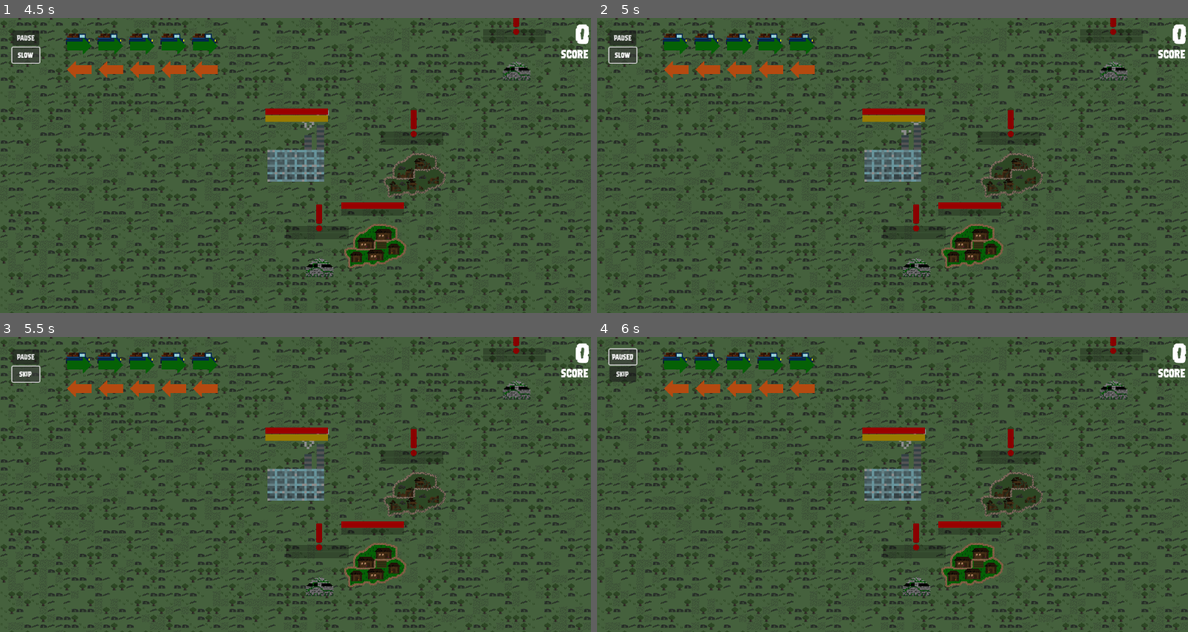
Above: before the commit, frames 1-4 (two rows, left to right).
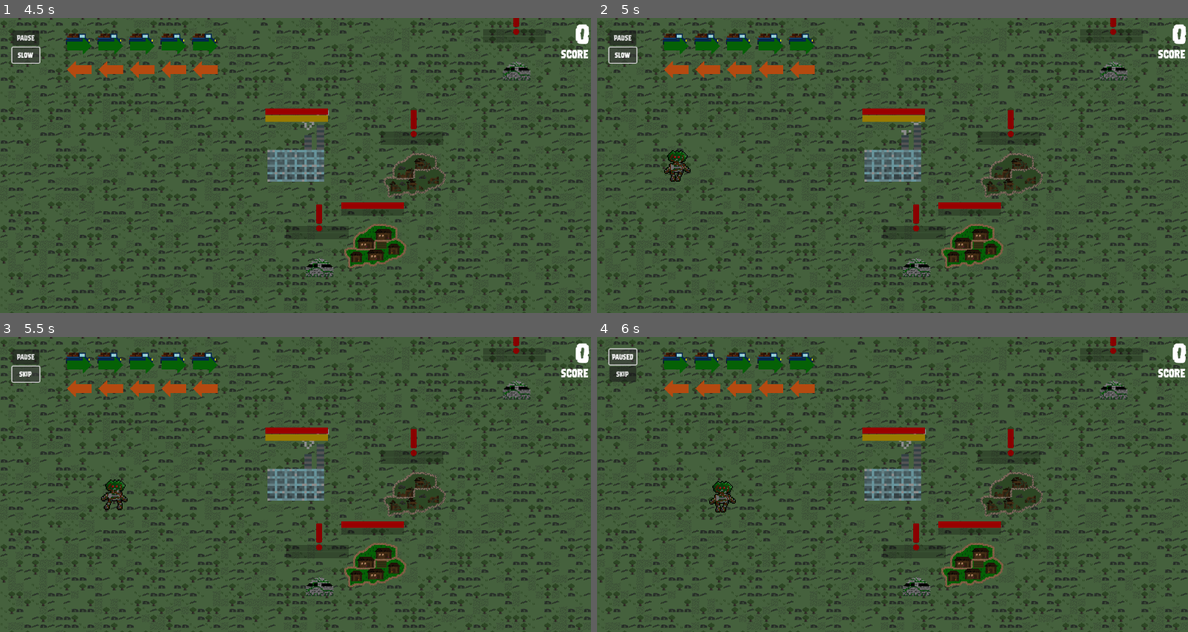
Above: after the commit, the same moments.

Repository: lewis785/ludum-dare-53
Game: Godot game, scene res://scenes/main.tscn
The game is run twice, just before and just after one commit, with the same random seed, the same clock (stepped at 60 frames per second) and the same inputs.
Inputs:
- Up to frame 1 (4.5 s): click "start" at 0.5 s; click "skip" at 1.25 s; click "slow" at 2 s; click "skip" at 2.75 s; click "slow" at 3.5 s; click "skip" at 4.25 s
- Up to frame 2 (5 s): no input
- Up to frame 3 (5.5 s): click "slow" at 5 s
- Up to frame 4 (6 s): click "pause" at 5.75 s

Frame 1 is identical in both runs. In frame 2, 0.3% of the frame differs, in the area x 11-16%, y 44-56%; in frame 3, 0.3%; in frame 4, 0.3%.

Commit message:
slow play game in background

Diff:
--- a/scenes/enemy/enemy.gd
+++ b/scenes/enemy/enemy.gd
@@ -94,8 +94,7 @@
 	if obstacles.size() > 0:
 		vector = adjust_for_obstacles(target, vector)
 
-	#self.linear_velocity = vector * determine_speed()
-	move_and_collide(vector)
+	self.linear_velocity = vector * determine_speed()
 
 
 func determine_speed() -> float:
--- a/scenes/enemy/obstacle.tscn
+++ b/scenes/enemy/obstacle.tscn
@@ -12,7 +12,6 @@
 material = SubResource("CanvasItemMaterial_7ebi6")
 position = Vector2(218, 155)
 script = ExtResource("1_v8fc7")
-radius = 80
 metadata/_edit_group_ = true
 
 [node name="Marker2D" type="Marker2D" parent="."]
--- a/scenes/menu/menu.gd
+++ b/scenes/menu/menu.gd
@@ -33,7 +33,7 @@
 
 	if is_game_over():
 		am.stop_audio()
-		pause()
+		Engine.time_scale = 0.5
 		$CanvasLayer/controls.hide()
 		$CanvasLayer/end.show()
 
@@ -106,6 +106,8 @@
 
 
 func _on_restart_button_button_up() -> void:
+	pause()
+
 	var game_nodes = get_tree().get_nodes_in_group("game")
 
 	for game in game_nodes:
--- a/scenes/menu/menu.tscn
+++ b/scenes/menu/menu.tscn
@@ -31,6 +31,7 @@
 script = ExtResource("1_sm4jw")
 
 [node name="CanvasLayer" type="CanvasLayer" parent="."]
+process_mode = 3
 
 [node name="start" type="Node2D" parent="CanvasLayer"]
 position = Vector2(600, 300)
@@ -155,6 +156,9 @@
 color = Color(0.894118, 0.470588, 0.388235, 1)
 
 [node name="process_continue_timer" type="Timer" parent="CanvasLayer/end"]
+process_mode = 3
+wait_time = 2.0
+one_shot = true
 
 [node name="Node2D" type="Node2D" parent="CanvasLayer/end" node_paths=PackedStringArray("score_label")]
 script = ExtResource("4_ylrl8")
@@ -174,3 +178,4 @@
 [connection signal="button_down" from="CanvasLayer/controls/pause_button" to="." method="_on_pause_button_button_down"]
 [connection signal="button_down" from="CanvasLayer/controls/skip_button" to="." method="_on_skip_button_button_down"]
 [connection signal="button_up" from="CanvasLayer/end/restart_button" to="." method="_on_restart_button_button_up"]
+[connection signal="timeout" from="CanvasLayer/end/process_continue_timer" to="." method="_on_process_continue_timer_timeout"]
--- a/scenes/structure/structure.tscn
+++ b/scenes/structure/structure.tscn
@@ -133,9 +133,7 @@
 script = ExtResource("1_lu5co")
 
 [node name="Obstacle" parent="." instance=ExtResource("2_bykja")]
-visible = false
 position = Vector2(-2, 6)
-radius = 120
 
 [node name="entity" parent="." instance=ExtResource("2_f0kq4")]
 active = false
